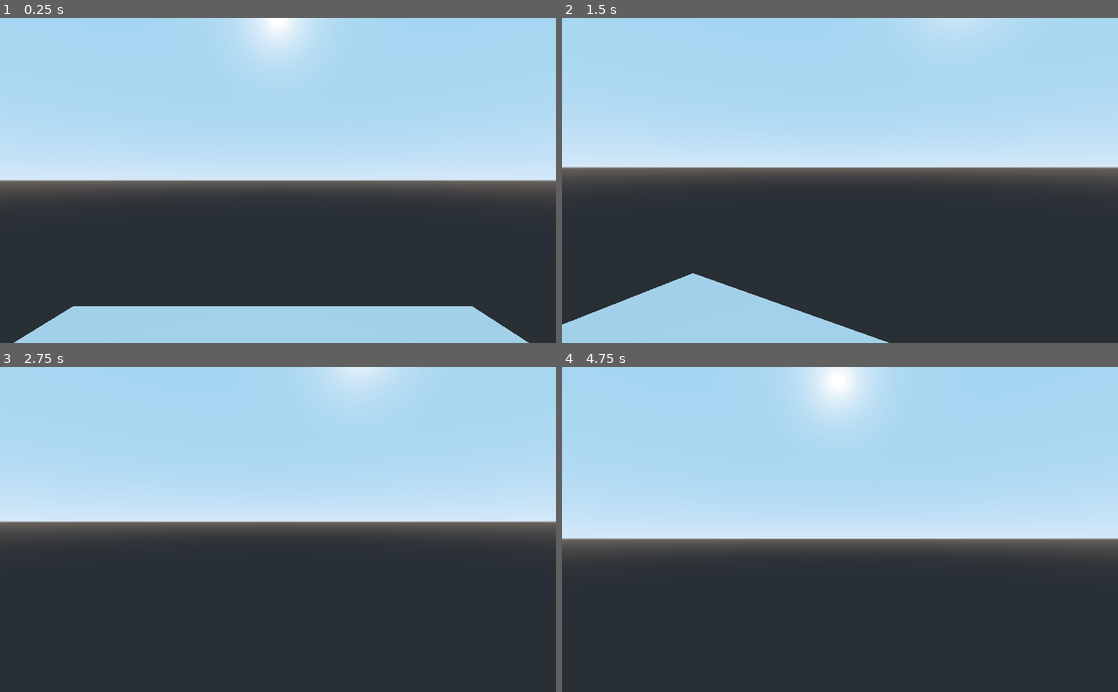
Above: before the commit, frames 1-4 (two rows, left to right).
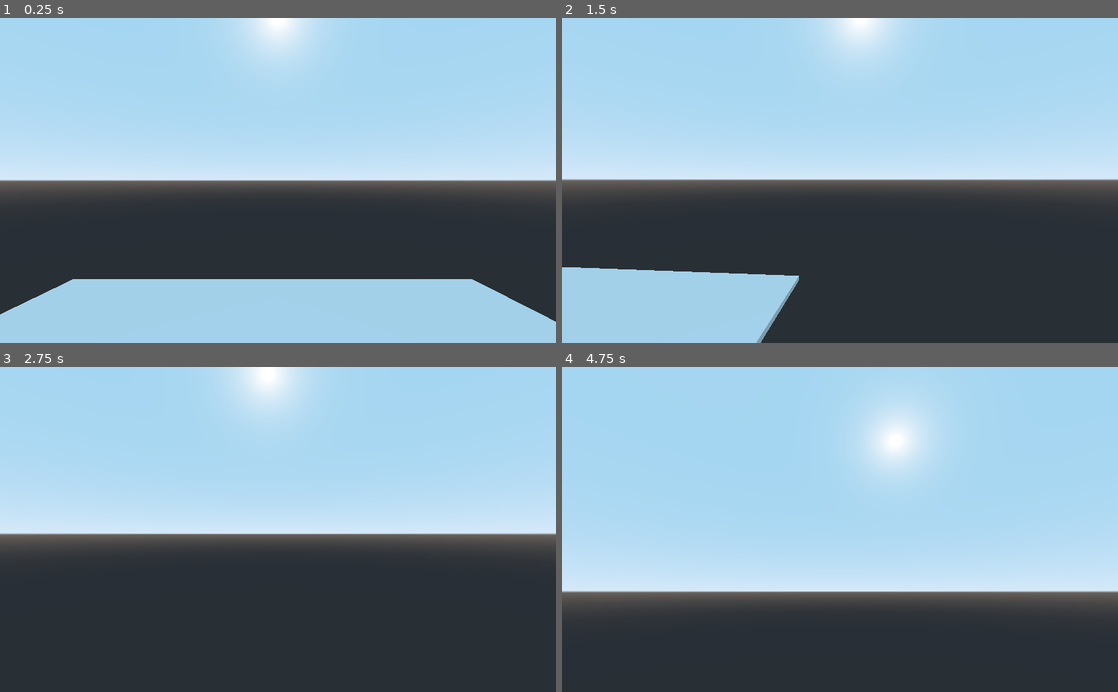
Above: after the commit, the same moments.

Repository: bd9lut935a/vt3
Game: Godot game, scene res://main.tscn
The game is run twice, just before and just after one commit, with the same random seed, the same clock (stepped at 60 frames per second) and the same inputs.
Inputs (mouse positions are in pixels of both pictures, inside the frame that each line leads up to):
- Up to frame 1 (0.25 s): no input
- Up to frame 2 (1.5 s): tap Enter (ui_accept) at 0.5, 0.77, 0.8, 1.07, 1.35 s; move the mouse to (962, 164) at 0.52 s; hold Right (ui_right) 0.53-1.28 s; tap F at 0.6 s; click (962, 164) at 0.67 s; move the mouse to (812, 180) at 1.27 s; hold Up (ui_up) from 1.28 s (still down); click (812, 180) at 1.42 s
- Up to frame 3 (2.75 s): keep holding Up (ui_up); tap Enter (ui_accept) at 1.52, 1.82, 2.3 s; tap F at 1.55, 2.1 s; move the mouse to (289, 523) at 2.02 s; click (289, 523) at 2.17 s
- Up to frame 4 (4.75 s): tap Enter (ui_accept) at 2.75, 3.02, 3.32, 3.5, 3.77, 3.8, 4.07, 4.25 s; move the mouse to (834, 536) at 2.77 s; tap E at 2.85 s; click (834, 536) at 2.92 s; tap F at 3.05 s; move the mouse to (878, 532) at 3.52 s; hold Q 3.53-4.25 s; click (878, 532) at 3.67 s; tap Escape (ui_cancel) at 4.15 s; release Up (ui_up) at 4.25 s; drag from (673, 480) to (756, 448) at 4.27 s

The runs differ from the first frame. In frame 1, 8.6% of the frame differs, in the area x 0-100%, y 80-100%; in frame 2, 13%; in frame 3, 8.8%; in frame 4, 29%, in the area x 0-100%, y 0-75%.

Commit message:
add: working mobile and desktop versions

Diff:
--- a/src/fpv.gd
+++ b/src/fpv.gd
@@ -25,29 +25,41 @@
 	shape.shape = capsule
 	cam.translation.y = CAMERA_HEIGHT
 
+	# No more capture requirements
+	print("FPV: Running in capture-free mode.")
+
 
 func _input(event):
-	if Input.get_mouse_mode() != Input.MOUSE_MODE_CAPTURED:
+	# --- Toggle fly mode ---
+	if event is InputEventKey and event.is_pressed():
+		if event.scancode == KEY_F:
+			fly_mode = !fly_mode
+
+	# --- Desktop mouse motion ---
+	if event is InputEventMouseMotion:
+		_apply_look(event.relative)
+
+	# --- Mobile touch drag (becomes look movement) ---
+	if event is InputEventScreenDrag:
+		_apply_look(event.relative)
+
+
+func _apply_look(relative):
+	if relative.length_squared() == 0:
 		return
 
-	# Toggle fly mode
-	if event is InputEventKey and event.is_pressed():
-		if event.scancode == KEY_F:
-			fly_mode = not fly_mode
+	# Horizontal look (yaw)
+	rotate_y(deg2rad(-relative.x * mouse_sensitivity))
 
-	# Mouse look
-	if event is InputEventMouseMotion and event.relative.length_squared() != 0:
-		rotate_y(deg2rad(-event.relative.x * mouse_sensitivity))
-		cam.rotate_x(deg2rad(-event.relative.y * mouse_sensitivity))
-		cam.rotation_degrees.x = clamp(cam.rotation_degrees.x, -85, 85)
+	# Vertical look (pitch)
+	cam.rotate_x(deg2rad(-relative.y * mouse_sensitivity))
+	cam.rotation_degrees.x = clamp(cam.rotation_degrees.x, -85, 85)
 
 
 func _physics_process(delta):
-	if Input.get_mouse_mode() != Input.MOUSE_MODE_CAPTURED:
-		velocity = move_and_slide(Vector3.ZERO, Vector3.UP)
-		return
+	var direction = Vector3.ZERO
 
-	var direction = Vector3.ZERO
+	# Desktop or onscreen button mappings
 	if Input.is_action_pressed("ui_up"):
 		direction -= transform.basis.z
 	if Input.is_action_pressed("ui_down"):
@@ -62,7 +74,6 @@
 	if fly_mode:
 		velocity = direction * fly_speed
 
-		# Fly up/down directly with E/Q keys
 		if Input.is_key_pressed(KEY_E):
 			velocity.y = fly_speed
 		elif Input.is_key_pressed(KEY_Q):
@@ -71,13 +82,14 @@
 			velocity.y = 0
 
 		velocity = move_and_slide(velocity, Vector3.UP)
+
 	else:
 		velocity.x = direction.x * speed
 		velocity.z = direction.z * speed
 		velocity.y += gravity * delta
 
 		if is_on_floor():
-			if Input.is_action_just_pressed("ui_accept"):  # Space
+			if Input.is_action_just_pressed("ui_accept"):
 				velocity.y = jump_strength
 
 		velocity = move_and_slide(velocity, Vector3.UP)
--- a/src/main.gd
+++ b/src/main.gd
@@ -1,38 +1,48 @@
 extends Node
 
-var mouse_captured = false
 var is_mobile = false
+var mouse_locked = false
 
 func _ready():
-	# Detect mobile/touchscreen
 	is_mobile = OS.has_touchscreen_ui_hint()
+	print("=== RAW INPUT TEST ACTIVE ===")
+	print("MOBILE?: ", is_mobile)
+	print("Mouse mode:", Input.get_mouse_mode())
 
+func _unhandled_input(event):
+	# Mobile: ignore capture/lock entirely
 	if is_mobile:
-		# Auto "capture" on mobile (since pointer lock isn't supported)
-		Input.set_mouse_mode(Input.MOUSE_MODE_HIDDEN)
-		mouse_captured = true
-	else:
-		# Desktop behavior
-		Input.set_mouse_mode(Input.MOUSE_MODE_VISIBLE)
-		mouse_captured = false
+		_handle_mobile_input(event)
+		return
+
+	_handle_desktop_input(event)
 
 
-func _unhandled_input(event):
-	if is_mobile:
-		# Mobile: ignore capture logic entirely (taps ≠ mouse buttons)
-		# Camera should already be in "look" mode automatically
-		return
+func _handle_desktop_input(event):
+	# --- Lock on left-click ---
+	if not mouse_locked:
+		if event is InputEventMouseButton and event.button_index == BUTTON_LEFT and event.pressed:
+			Input.set_mouse_mode(Input.MOUSE_MODE_CAPTURED)
+			mouse_locked = true
+			print("Mouse locked!")
 
-	# --- Desktop mouse click capture ---
-	if not mouse_captured:
-		if event is InputEventMouseButton \
-		and event.button_index == BUTTON_LEFT \
-		and event.pressed:
-			Input.set_mouse_mode(Input.MOUSE_MODE_CAPTURED)
-			mouse_captured = true
-			return
+	# --- Unlock on ESC ---
+	if mouse_locked and event.is_action_pressed("ui_cancel"):
+		Input.set_mouse_mode(Input.MOUSE_MODE_VISIBLE)
+		mouse_locked = false
+		print("Mouse unlocked!")
 
-	# --- Release with ESC ---
-	if mouse_captured and event.is_action_pressed("ui_cancel"):
-		Input.set_mouse_mode(Input.MOUSE_MODE_VISIBLE)
-		mouse_captured = false
+
+	# --- Debug logs ---
+	if event is InputEventMouseMotion:
+		print("MOUSE MOTION:", event.relative)
+
+
+func _handle_mobile_input(event):
+	# Mobile: just log events
+	if event is InputEventMouseMotion:
+		print("MOUSE MOTION:", event.relative)
+	if event is InputEventScreenDrag:
+		print("SCREEN DRAG:", event.relative)
+	if event is InputEventScreenTouch:
+		print("TOUCH:", "pressed" if event.pressed else "released", "index:", event.index)
Not shown, changed: docs/index.html
Not shown, changed: docs/index.pck
